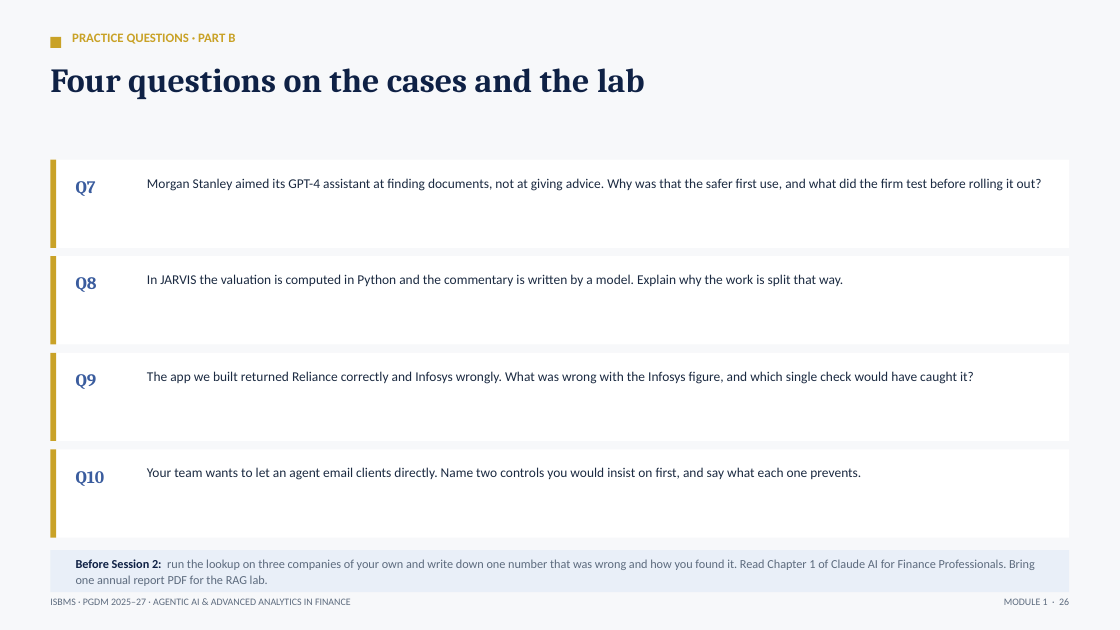
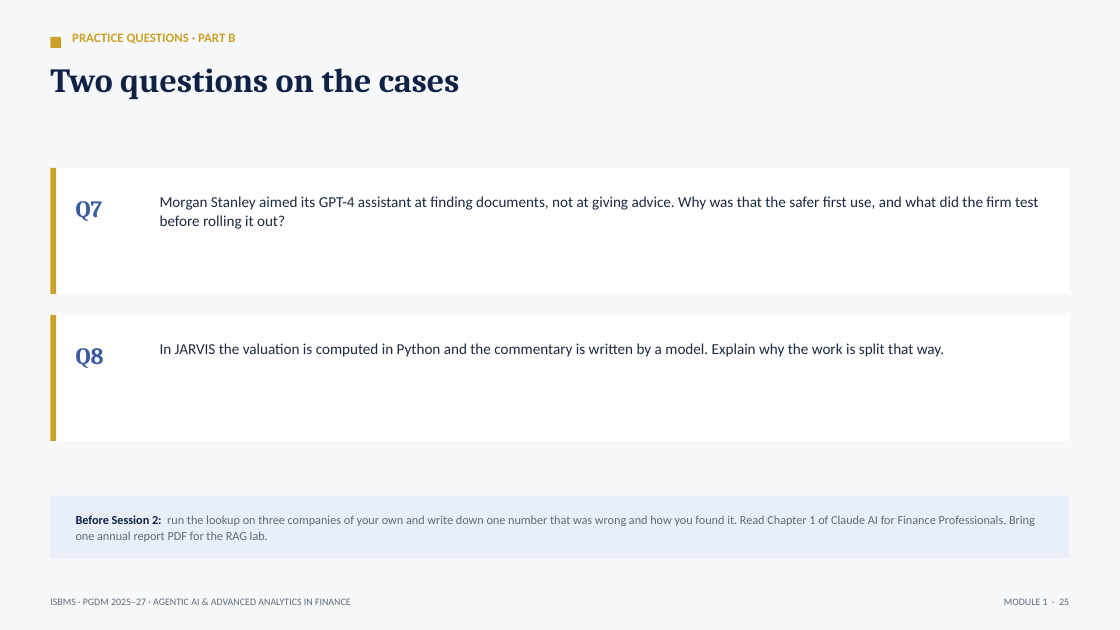
Before and after one commit to tejasgjadhav/AIFINANCE, a slide deck: slide 25 of slides/Module-01-Foundations-of-Agentic-AI.pptx (slide 26 before the commit). Drawn at 1120x630 pixels with LibreOffice and Linux fonts; fonts in the diff are those of the drawing. Boxes give left, top, right and bottom in pixels: in the first picture for what was removed or moved away, otherwise in the second. Text is boxed around its words. In the diff, an @@ line names an element or a change of style, - is before the commit and + after.

```diff
--- a/slides/Module-01-Foundations-of-Agentic-AI.pptx
+++ b/slides/Module-01-Foundations-of-Agentic-AI.pptx
@@ text at box(50, 68, 459, 99): text changed @@
-Four questions on the cases and the lab
+Two questions on the cases
@@ rectangle: place and size @@
-rectangle at box(50, 160, 1070, 248)
+rectangle at box(50, 168, 1070, 294)
@@ rectangle: place and size @@
-rectangle at box(50, 160, 56, 248)
+rectangle at box(50, 168, 56, 294)
@@ text "Q7": place and size @@
-text "Q7" at box(76, 181, 96, 196)
+text "Q7" at box(76, 201, 103, 221)
@@ text "Q7" at box(76, 201, 103, 221): size 15 to 20 pt @@
@@ text "Morgan Stanley aimed its GPT-4 ...": place and size @@
-text "Morgan Stanley aimed its GPT-4 ..." at box(147, 178, 1042, 191)
+text "Morgan Stanley aimed its GPT-4 ..." at box(160, 196, 1038, 229)
@@ text "Morgan Stanley aimed its GPT-4 ..." at box(160, 196, 1038, 229): size 11.5 to 13 pt @@
@@ rectangle removed at box(50, 256, 1070, 344) @@
@@ rectangle removed at box(50, 256, 56, 344) @@
@@ rectangle: place and size @@
-rectangle at box(50, 353, 1070, 441)
+rectangle at box(50, 315, 1070, 441)
@@ rectangle: place and size @@
-rectangle at box(50, 353, 56, 441)
+rectangle at box(50, 315, 56, 441)
@@ text "Q8" at box(76, 348, 104, 368): size 15 to 20 pt @@
@@ text "Q8": place and size @@
-text "Q8" at box(76, 277, 97, 292)
+text "Q8" at box(76, 348, 104, 368)
@@ text "In JARVIS the valuation is ..." at box(160, 343, 944, 357): size 11.5 to 13 pt @@
@@ text "In JARVIS the valuation is ...": place and size @@
-text "In JARVIS the valuation is ..." at box(147, 274, 843, 286)
+text "In JARVIS the valuation is ..." at box(160, 343, 944, 357)
@@ text removed at box(76, 374, 97, 389) @@
-Q9
@@ text removed at box(147, 371, 974, 384) @@
-The app we built returned Reliance correctly and Infosys wrongly. What was wrong with the Infosys figure, and which single check would have caught it?
@@ rectangle removed at box(50, 450, 1070, 538) @@
@@ rectangle removed at box(50, 450, 56, 538) @@
@@ text removed at box(76, 471, 105, 486) @@
-Q10
@@ text removed at box(147, 467, 861, 480) @@
-Your team wants to let an agent email clients directly. Name two controls you would insist on first, and say what each one prevents.
@@ rectangle: place and size @@
-rectangle at box(50, 550, 1070, 592)
+rectangle at box(50, 496, 1070, 559)
@@ text "Before Session 2: run the ...": place and size @@
-text "Before Session 2: run the ..." at box(76, 559, 1035, 586)
+text "Before Session 2: run the ..." at box(76, 515, 1035, 542)
```
Also in this commit, not shown: 17 other slides changed, 1 slide removed, 23 other files.
